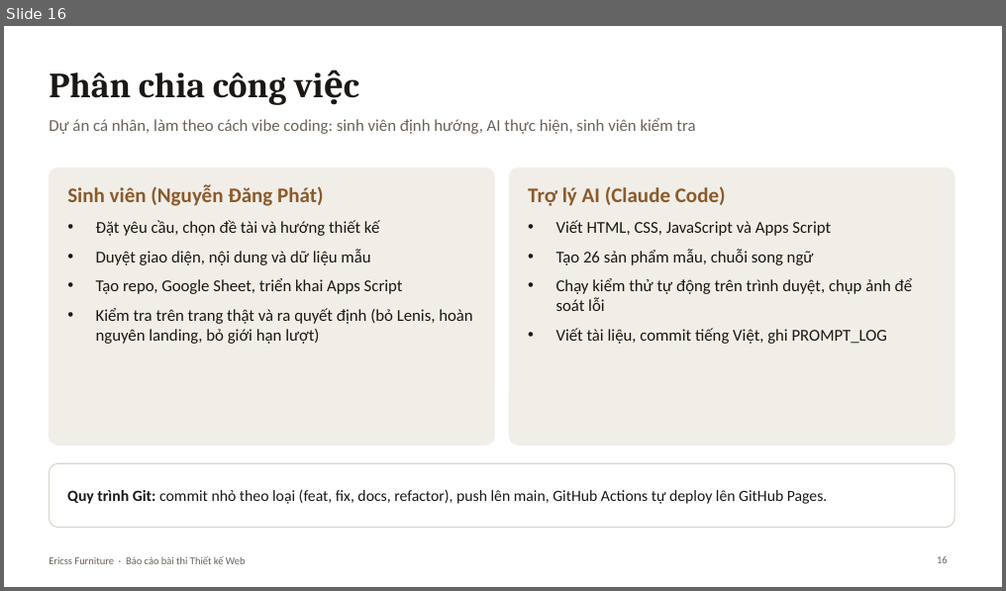
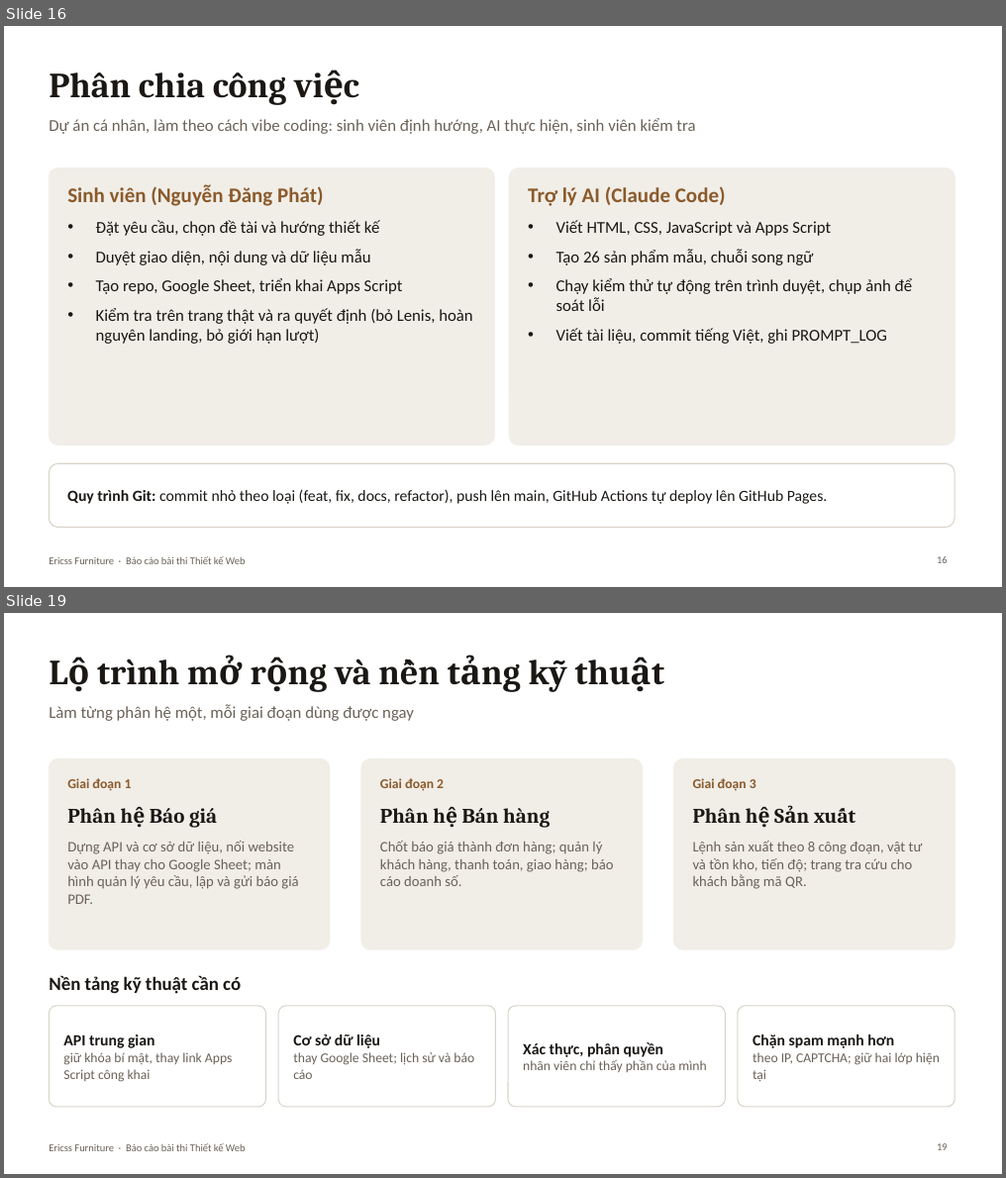
Before and after one commit to nguyenphat006/Phat_NguyenDang_526000162, a slide deck: docs/Ericss-Furniture-BaoCao.pptx. Shown one above the other, each under a label of ours: slide 16 before the commit, slides 16 and 19 after it; the slides between them are not shown. The pictures are 1006x591 and 1006x1178 pixels, drawn with LibreOffice and Linux fonts; fonts in the diff are those of the drawing. Boxes give left, top, right and bottom in pixels: in the first picture for what was removed or moved away, otherwise in the second. Text is boxed around its words. In the diff, an @@ line names an element or a change of style, - is before the commit and + after.

```diff
--- a/docs/Ericss-Furniture-BaoCao.pptx
+++ b/docs/Ericss-Furniture-BaoCao.pptx
@@ slide 19 added at bbox=[4, 613, 1002, 1174], background #FFFFFF; not listed: 1 template element that a slide beside it also shows @@
@@ text added at bbox=[97, 659, 567, 692], 34 pt, text #1A1714, bold @@
+Lộ trình mở rộng và nền tảng kỹ thuật
@@ text added at bbox=[49, 705, 414, 721], 16 pt, text #6B6258 @@
+Làm từng phân hệ một, mỗi giai đoạn dùng được ngay
@@ rounded rectangle added at bbox=[49, 759, 330, 950], fill #F1EEE8, outline #F1EEE8 1 pt @@
@@ rounded rectangle added at bbox=[361, 759, 643, 950], fill #F1EEE8, outline #F1EEE8 1 pt @@
@@ rounded rectangle added at bbox=[674, 759, 954, 950], fill #F1EEE8, outline #F1EEE8 1 pt @@
@@ text added at bbox=[67, 778, 132, 791], 13 pt, text #8B5A2B, bold @@
+Giai đoạn 1
@@ text added at bbox=[380, 778, 444, 791], 13 pt, text #8B5A2B, bold @@
+Giai đoạn 2
@@ text added at bbox=[693, 778, 756, 791], 13 pt, text #8B5A2B, bold @@
+Giai đoạn 3
@@ text added at bbox=[67, 808, 217, 828], 20 pt, text #1A1714, bold @@
+Phân hệ Báo giá
@@ text added at bbox=[380, 808, 549, 828], 20 pt, text #1A1714, bold @@
+Phân hệ Bán hàng
@@ text added at bbox=[693, 808, 742, 823], 20 pt, text #1A1714, bold @@
+Phân hệ Sản xuất
@@ text added at bbox=[67, 841, 298, 904], 14 pt, text #6B6258 @@
+Dựng API và cơ sở dữ liệu, nối website vào API thay cho Google Sheet; màn hình quản lý yêu cầu, lập và gửi báo giá PDF.
@@ text added at bbox=[380, 841, 614, 886], 14 pt, text #6B6258 @@
+Chốt báo giá thành đơn hàng; quản lý khách hàng, thanh toán, giao hàng; báo cáo doanh số.
@@ text added at bbox=[693, 841, 923, 889], 14 pt, text #6B6258 @@
+Lệnh sản xuất theo 8 công đoạn, vật tư và tồn kho, tiến độ; trang tra cứu cho khách bằng mã QR.
@@ text added at bbox=[49, 975, 241, 994], 18 pt, text #1A1714, bold @@
+Nền tảng kỹ thuật cần có
@@ rounded rectangle added at bbox=[49, 1006, 266, 1107], fill #FFFFFF, outline #D9D4CA 1 pt @@
@@ rounded rectangle added at bbox=[279, 1006, 496, 1107], fill #FFFFFF, outline #D9D4CA 1 pt @@
@@ rounded rectangle added at bbox=[508, 1006, 725, 1107], fill #FFFFFF, outline #D9D4CA 1 pt @@
@@ rounded rectangle added at bbox=[738, 1006, 954, 1107], fill #FFFFFF, outline #D9D4CA 1 pt @@
@@ text added at bbox=[63, 1035, 232, 1082], 13 pt, text #6B6258 @@
+API trung gian
+giữ khóa bí mật, thay link Apps Script công khai
@@ text added at bbox=[293, 1035, 474, 1079], 13 pt, text #6B6258 @@
+Cơ sở dữ liệu
+thay Google Sheet; lịch sử và báo cáo
@@ text added at bbox=[523, 1043, 706, 1072], 13 pt, text #6B6258 @@
+Xác thực, phân quyền
+nhân viên chỉ thấy phần của mình
@@ text added at bbox=[752, 1035, 940, 1082], 13 pt, text #6B6258 @@
+Chặn spam mạnh hơn
+theo IP, CAPTCHA; giữ hai lớp hiện tại
@@ page number added at bbox=[937, 1144, 947, 1151], 10 pt, text #6B6258 @@
+19
```
Also in this commit, not shown: 2 slides changed, 1 other slide added, 5 other files.
